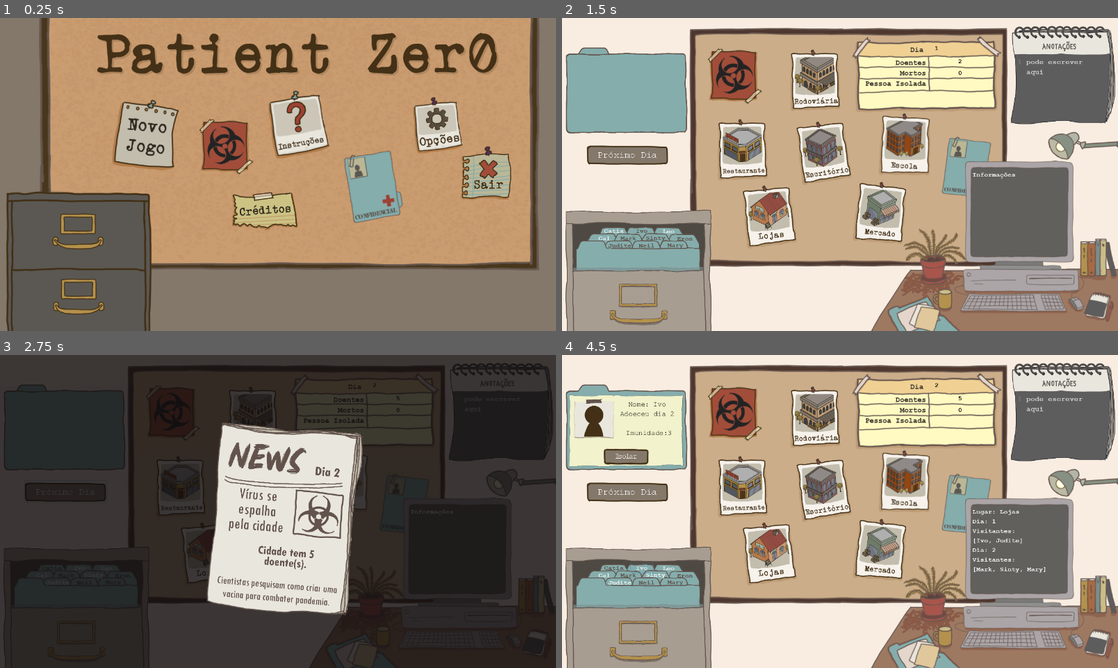
Above: before the commit, frames 1-4 (two rows, left to right).
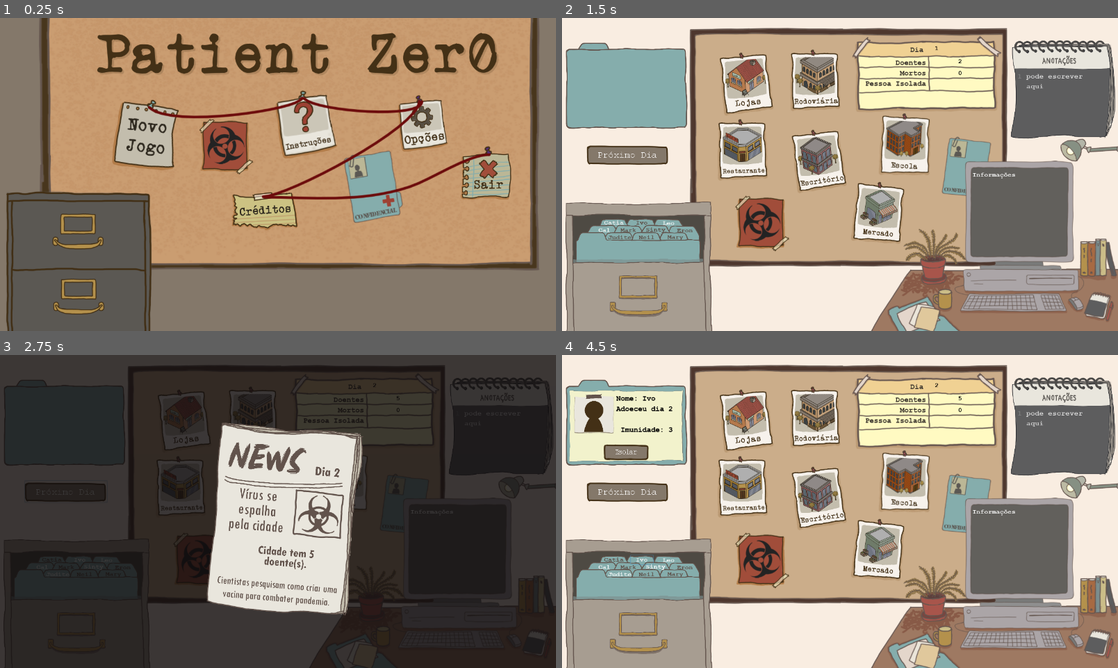
Above: after the commit, the same moments.

Repository: claraig/PatientZero
Game: Godot game, scene res://scenes/Menu.tscn
The game is run twice, just before and just after one commit, with the same random seed, the same clock (stepped at 60 frames per second) and the same inputs.
Inputs (mouse positions are in pixels of both pictures, inside the frame that each line leads up to):
- Up to frame 1 (0.25 s): no input
- Up to frame 2 (1.5 s): click (706, 136) at 0.5 s; click "Catia" at 1.25 s
- Up to frame 3 (2.75 s): click (66, 492) at 2 s
- Up to frame 4 (4.5 s): click (628, 492) at 2.75 s; click (767, 552) at 3.52 s; click "Ivo" at 4.25 s

The runs differ from the first frame. In frame 1, 3.9% of the frame differs, in the area x 26-89%, y 23-58%; in frame 2, 14%; in frame 3, 3.0%; in frame 4, 16%, in the area x 0-100%, y 2-100%.

Commit message:
ajustes insones

Diff:
--- a/scenes/Menu.tscn
+++ b/scenes/Menu.tscn
@@ -1,5 +1,6 @@
-[gd_scene load_steps=17 format=2]
+[gd_scene load_steps=18 format=2]
 
+[ext_resource path="res://assets/menu/inicial/fios.png" type="Texture" id=1]
 [ext_resource path="res://assets/FadeIn.tscn" type="PackedScene" id=4]
 [ext_resource path="res://assets/menu/inicial/menu_fundo.png" type="Texture" id=8]
 [ext_resource path="res://assets/audio/grama.wav" type="AudioStream" id=9]
@@ -78,9 +79,9 @@
 }
 
 [node name="instrucoes" type="TextureButton" parent="mural"]
-margin_left = 608.422
+margin_left = 625.264
 margin_top = 173.685
-margin_right = 743.422
+margin_right = 760.264
 margin_bottom = 330.685
 rect_rotation = -7.68379
 texture_normal = ExtResource( 11 )
@@ -90,10 +91,10 @@
 }
 
 [node name="opcoes" type="TextureButton" parent="mural"]
-margin_left = 945.475
-margin_top = 182.684
-margin_right = 1081.48
-margin_bottom = 339.684
+margin_left = 910.738
+margin_top = 178.473
+margin_right = 1046.74
+margin_bottom = 335.473
 rect_rotation = -4.48227
 rect_scale = Vector2( 0.841189, 0.841189 )
 texture_normal = ExtResource( 16 )
@@ -139,6 +140,10 @@
 
 [node name="FadeIn" parent="." instance=ExtResource( 4 )]
 visible = false
+
+[node name="fios" type="Sprite" parent="."]
+position = Vector2( 641.777, 358.211 )
+texture = ExtResource( 1 )
 [connection signal="pressed" from="mural/novojogo" to="." method="_on_novojogo_pressed"]
 [connection signal="pressed" from="mural/instrucoes" to="." method="_on_instrucoes_pressed"]
 [connection signal="pressed" from="mural/opcoes" to="." method="_on_opcoes_pressed"]
--- a/scenes/town.tscn
+++ b/scenes/town.tscn
@@ -294,18 +294,14 @@
 [sub_resource type="StyleBoxFlat" id=5]
 bg_color = Color( 0.6, 0.6, 0.6, 0 )
 
-[sub_resource type="DynamicFont" id=16]
+[sub_resource type="DynamicFont" id=6]
 font_data = ExtResource( 45 )
 
-[sub_resource type="DynamicFontData" id=6]
-hinting = 0
-font_path = "res://Fonts/COUR.TTF"
-
 [sub_resource type="DynamicFont" id=7]
-outline_color = Color( 0, 0, 0, 1 )
-font_data = SubResource( 6 )
-
-[sub_resource type="GDScript" id=9]
+size = 17
+font_data = ExtResource( 45 )
+
+[sub_resource type="GDScript" id=8]
 script/source = "extends Node
 
 var isolado:String = \"\"
@@ -358,7 +354,7 @@
 #	pass
 "
 
-[sub_resource type="GDScript" id=10]
+[sub_resource type="GDScript" id=9]
 script/source = "extends Node
 
 var imunidade:int
@@ -379,7 +375,7 @@
 	pass
 
 func formatarInteracoes():
-	texto += \"Adoeceu dia \"+ str(turnoAdoecimento)+ \"\\n\\n Imunidade:\" + str(imunidade)
+	texto += \"Adoeceu dia \"+ str(turnoAdoecimento)+ \"\\n\\n Imunidade: \" + str(imunidade)
 
 func _on_Button_button_down():
 	get_parent().get_parent().get_node(\"Sons/clicar_arquivo\").play()
@@ -402,21 +398,21 @@
 #func _process(delta):
 "
 
-[sub_resource type="StyleBoxFlat" id=11]
+[sub_resource type="StyleBoxFlat" id=10]
 bg_color = Color( 0.596078, 0.72549, 0.721569, 1 )
 draw_center = false
 
+[sub_resource type="StyleBoxFlat" id=11]
+bg_color = Color( 0.623529, 0.282353, 0.0666667, 1 )
+
 [sub_resource type="StyleBoxFlat" id=12]
-bg_color = Color( 0.623529, 0.282353, 0.0666667, 1 )
-
-[sub_resource type="StyleBoxFlat" id=13]
 bg_color = Color( 0.933333, 0.427451, 0.180392, 1 )
 
-[sub_resource type="DynamicFont" id=14]
+[sub_resource type="DynamicFont" id=13]
 size = 90
 font_data = ExtResource( 15 )
 
-[sub_resource type="DynamicFont" id=15]
+[sub_resource type="DynamicFont" id=14]
 size = 65
 font_data = ExtResource( 15 )
 
@@ -594,7 +590,7 @@
 position = Vector2( 985.566, 33.8241 )
 
 [node name="notas" type="Sprite" parent="bloco de notas"]
-position = Vector2( 164.699, 103.573 )
+position = Vector2( 164.699, 136.573 )
 scale = Vector2( 0.368898, 0.392572 )
 z_index = -1
 texture = ExtResource( 21 )
@@ -602,10 +598,10 @@
 [node name="TextEdit" type="TextEdit" parent="bloco de notas"]
 light_mask = 0
 margin_left = 63.0
-margin_top = 54.0
+margin_top = 87.0
 margin_right = 265.0
-margin_bottom = 195.0
-custom_fonts/font = SubResource( 16 )
+margin_bottom = 228.0
+custom_fonts/font = SubResource( 6 )
 custom_colors/background_color = Color( 0.368627, 0.368627, 0.372549, 1 )
 text = "pode escrever aqui"
 syntax_highlighting = true
@@ -640,35 +636,32 @@
 position = Vector2( 161.705, 127.693 )
 
 [node name="FichaFechada" type="Sprite" parent="Fichas"]
-position = Vector2( -13, 39 )
+visible = false
+position = Vector2( -13, 28 )
 scale = Vector2( 0.33, 0.33 )
 z_index = 2
 texture = ExtResource( 17 )
 
 [node name="FichaAberta" type="Sprite" parent="Fichas"]
-position = Vector2( -13, 39 )
+position = Vector2( -13, 28 )
 scale = Vector2( 0.33, 0.33 )
 z_index = -2
 texture = ExtResource( 22 )
 
 [node name="Arquivo" type="Sprite" parent="Fichas"]
-position = Vector2( 14.9935, 472.464 )
+position = Vector2( 14.9935, 453.464 )
 scale = Vector2( 0.288485, 0.288485 )
 z_index = -1
 texture = ExtResource( 23 )
-__meta__ = {
-"_edit_lock_": true
-}
 
 [node name="painelFicha" type="Label" parent="Fichas"]
-margin_left = -39.705
-margin_top = -23.693
-margin_right = 108.295
-margin_bottom = 62.307
+margin_left = -37.4889
+margin_top = -38.1252
+margin_right = 110.511
+margin_bottom = 47.8748
 custom_fonts/font = SubResource( 7 )
 custom_colors/font_color = Color( 0, 0, 0, 1 )
 text = "Informações"
-align = 1
 valign = 1
 autowrap = true
 __meta__ = {
@@ -707,19 +700,19 @@
 texture = ExtResource( 44 )
 
 [node name="Luminaria" type="Sprite" parent="SpritesObjetos"]
-position = Vector2( 1198.28, 297.781 )
+position = Vector2( 1212.33, 307.237 )
 rotation = 0.169487
-scale = Vector2( 0.854862, 0.854862 )
+scale = Vector2( 0.700417, 0.700417 )
 texture = ExtResource( 46 )
 
 [node name="Luminaria2" type="Sprite" parent="SpritesObjetos"]
-position = Vector2( 1198.71, 297.694 )
+position = Vector2( 1212.39, 306.903 )
 rotation = 0.169487
-scale = Vector2( 0.850868, 0.850868 )
+scale = Vector2( 0.700453, 0.700453 )
 texture = ExtResource( 47 )
 
 [node name="simbolo" type="Sprite" parent="SpritesObjetos"]
-position = Vector2( 395.088, 133.749 )
+position = Vector2( 458.246, 472.808 )
 texture = ExtResource( 67 )
 
 [node name="ficha" type="Sprite" parent="SpritesObjetos"]
@@ -736,7 +729,7 @@
 }
 
 [node name="Lojas" type="Node2D" parent="Places"]
-position = Vector2( 24.0103, 62.6147 )
+position = Vector2( 24.0103, 52.6147 )
 z_index = 10
 script = ExtResource( 18 )
 
@@ -755,10 +748,10 @@
 }
 
 [node name="botao" type="TextureButton" parent="Places/Lojas"]
-margin_left = 396.844
-margin_top = 283.316
-margin_right = 696.844
-margin_bottom = 639.316
+margin_left = 343.658
+margin_top = -12.5291
+margin_right = 643.658
+margin_bottom = 343.471
 rect_rotation = -5.18058
 rect_scale = Vector2( 0.417337, 0.417337 )
 texture_normal = ExtResource( 49 )
@@ -821,9 +814,9 @@
 }
 
 [node name="botao" type="TextureButton" parent="Places/Mercado"]
-margin_left = 695.615
+margin_left = 691.183
 margin_top = 326.103
-margin_right = 995.615
+margin_right = 991.183
 margin_bottom = 682.103
 rect_rotation = 6.66231
 rect_scale = Vector2( 0.417337, 0.417337 )
@@ -886,10 +879,10 @@
 }
 
 [node name="botao" type="TextureButton" parent="Places/Escritório"]
-margin_left = 547.488
-margin_top = 200.137
-margin_right = 847.488
-margin_bottom = 556.137
+margin_left = 536.408
+margin_top = 218.974
+margin_right = 836.408
+margin_bottom = 574.974
 rect_rotation = -6.48091
 rect_scale = Vector2( 0.417337, 0.417337 )
 texture_normal = ExtResource( 57 )
@@ -934,16 +927,16 @@
 [node name="Population" type="Node2D" parent="."]
 position = Vector2( 85.1284, 283.145 )
 z_index = -7
+script = SubResource( 8 )
+
+[node name="Catia" type="Node" parent="Population"]
 script = SubResource( 9 )
-
-[node name="Catia" type="Node" parent="Population"]
-script = SubResource( 10 )
 
 [node name="Button" type="Button" parent="Population/Catia"]
 margin_left = 91.0
-margin_top = 478.0
+margin_top = 459.0
 margin_right = 148.0
-margin_bottom = 502.0
+margin_bottom = 483.0
 custom_fonts/font = ExtResource( 20 )
 custom_colors/font_color = Color( 0.360784, 0.298039, 0.266667, 1 )
 text = "Catia"
@@ -953,13 +946,13 @@
 }
 
 [node name="Ivo" type="Node" parent="Population"]
-script = SubResource( 10 )
+script = SubResource( 9 )
 
 [node name="Button" type="Button" parent="Population/Ivo"]
 margin_left = 157.0
-margin_top = 478.0
+margin_top = 459.0
 margin_right = 211.0
-margin_bottom = 502.0
+margin_bottom = 483.0
 custom_fonts/font = ExtResource( 20 )
 custom_colors/font_color = Color( 0.360784, 0.298039, 0.266667, 1 )
 text = "Ivo"
@@ -969,13 +962,13 @@
 }
 
 [node name="Leo" type="Node" parent="Population"]
-script = SubResource( 10 )
+script = SubResource( 9 )
 
 [node name="Button" type="Button" parent="Population/Leo"]
 margin_left = 222.0
-margin_top = 479.0
+margin_top = 460.0
 margin_right = 269.0
-margin_bottom = 503.0
+margin_bottom = 484.0
 custom_fonts/font = ExtResource( 20 )
 custom_colors/font_color = Color( 0.360784, 0.298039, 0.266667, 1 )
 text = "Leo"
@@ -985,13 +978,13 @@
 }
 
 [node name="Cal" type="Node" parent="Population"]
-script = SubResource( 10 )
+script = SubResource( 9 )
 
 [node name="Button" type="Button" parent="Population/Cal"]
 margin_left = 68.0
-margin_top = 495.0
+margin_top = 476.0
 margin_right = 127.0
-margin_bottom = 519.0
+margin_bottom = 500.0
 custom_fonts/font = ExtResource( 20 )
 custom_colors/font_color = Color( 0.360784, 0.298039, 0.266667, 1 )
 text = "Cal"
@@ -1001,13 +994,13 @@
 }
 
 [node name="Mark" type="Node" parent="Population"]
-script = SubResource( 10 )
+script = SubResource( 9 )
 
 [node name="Button" type="Button" parent="Population/Mark"]
 margin_left = 125.0
-margin_top = 495.0
+margin_top = 476.0
 margin_right = 181.0
-margin_bottom = 519.0
+margin_bottom = 500.0
 custom_fonts/font = ExtResource( 20 )
 custom_colors/font_color = Color( 0.360784, 0.298039, 0.266667, 1 )
 text = "Mark"
@@ -1017,13 +1010,13 @@
 }
 
 [node name="Sinty" type="Node" parent="Population"]
-script = SubResource( 10 )
+script = SubResource( 9 )
 
 [node name="Button" type="Button" parent="Population/Sinty"]
 margin_left = 186.0
-margin_top = 494.0
+margin_top = 475.0
 margin_right = 245.0
-margin_bottom = 518.0
+margin_bottom = 499.0
 custom_fonts/font = ExtResource( 20 )
 custom_colors/font_color = Color( 0.360784, 0.298039, 0.266667, 1 )
 text = "Sinty"
@@ -1033,13 +1026,13 @@
 }
 
 [node name="Eron" type="Node" parent="Population"]
-script = SubResource( 10 )
+script = SubResource( 9 )
 
 [node name="Button" type="Button" parent="Population/Eron"]
 margin_left = 256.0
-margin_top = 496.0
+margin_top = 477.0
 margin_right = 310.0
-margin_bottom = 520.0
+margin_bottom = 501.0
 custom_fonts/font = ExtResource( 20 )
 custom_colors/font_color = Color( 0.360784, 0.298039, 0.266667, 1 )
 text = "Eron"
@@ -1049,13 +1042,13 @@
 }
 
 [node name="Judite" type="Node" parent="Population"]
-script = SubResource( 10 )
+script = SubResource( 9 )
 
 [node name="Button" type="Button" parent="Population/Judite"]
 margin_left = 100.0
-margin_top = 512.0
+margin_top = 493.0
 margin_right = 166.0
-margin_bottom = 536.0
+margin_bottom = 517.0
 custom_fonts/font = ExtResource( 20 )
 custom_colors/font_color = Color( 0.360784, 0.298039, 0.266667, 1 )
 text = "Judite"
@@ -1065,13 +1058,13 @@
 }
 
 [node name="Neil" type="Node" parent="Population"]
-script = SubResource( 10 )
+script = SubResource( 9 )
 
 [node name="Button" type="Button" parent="Population/Neil"]
 margin_left = 166.0
-margin_top = 512.0
+margin_top = 493.0
 margin_right = 225.0
-margin_bottom = 536.0
+margin_bottom = 517.0
 custom_fonts/font = ExtResource( 20 )
 custom_colors/font_color = Color( 0.360784, 0.298039, 0.266667, 1 )
 text = "Neil"
@@ -1081,14 +1074,14 @@
 }
 
 [node name="Mary" type="Node" parent="Population"]
-script = SubResource( 10 )
+script = SubResource( 9 )
 
 [node name="Button" type="Button" parent="Population/Mary"]
 margin_left = 234.0
-margin_top = 511.0
+margin_top = 492.0
 margin_right = 288.0
-margin_bottom = 535.0
-custom_styles/disabled = SubResource( 11 )
+margin_bottom = 516.0
+custom_styles/disabled = SubResource( 10 )
 custom_fonts/font = ExtResource( 20 )
 custom_colors/font_color = Color( 0.360784, 0.298039, 0.266667, 1 )
 text = "Mary"
@@ -1124,10 +1117,10 @@
 
 [node name="Isolar" type="Button" parent="."]
 margin_left = 94.992
-margin_top = 208.664
+margin_top = 198.664
 margin_right = 199.992
-margin_bottom = 258.664
-custom_styles/normal = SubResource( 13 )
+margin_bottom = 248.664
+custom_styles/normal = SubResource( 12 )
 icon = ExtResource( 34 )
 flat = true
 __meta__ = {
Binary file added: assets/menu/inicial/fios.png
Not shown: 4 places in scenes/town.tscn that only renumber resources
